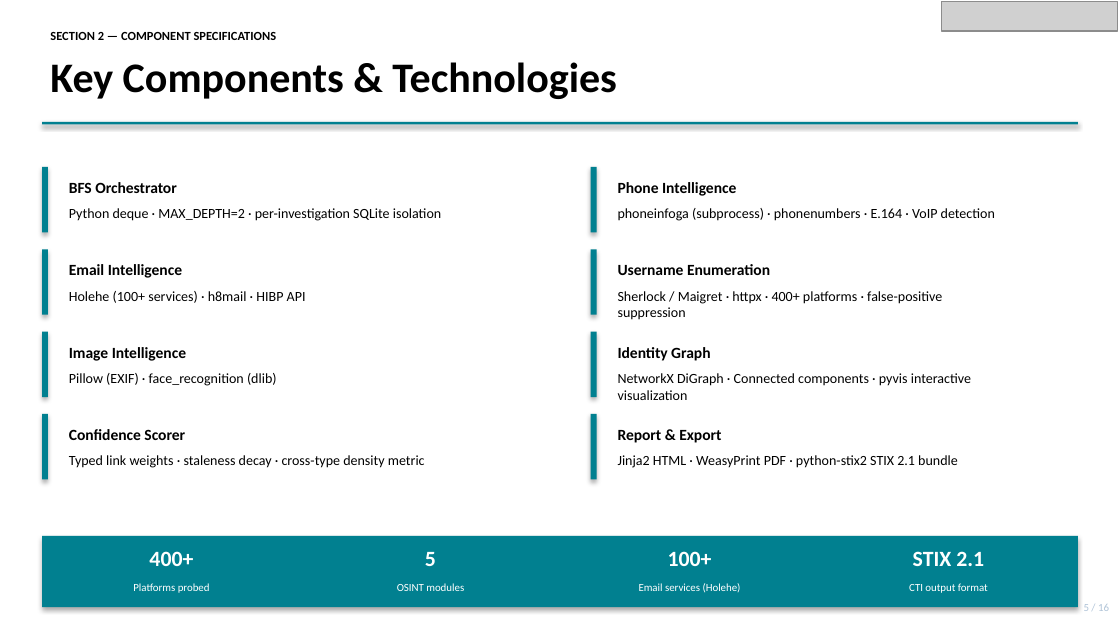
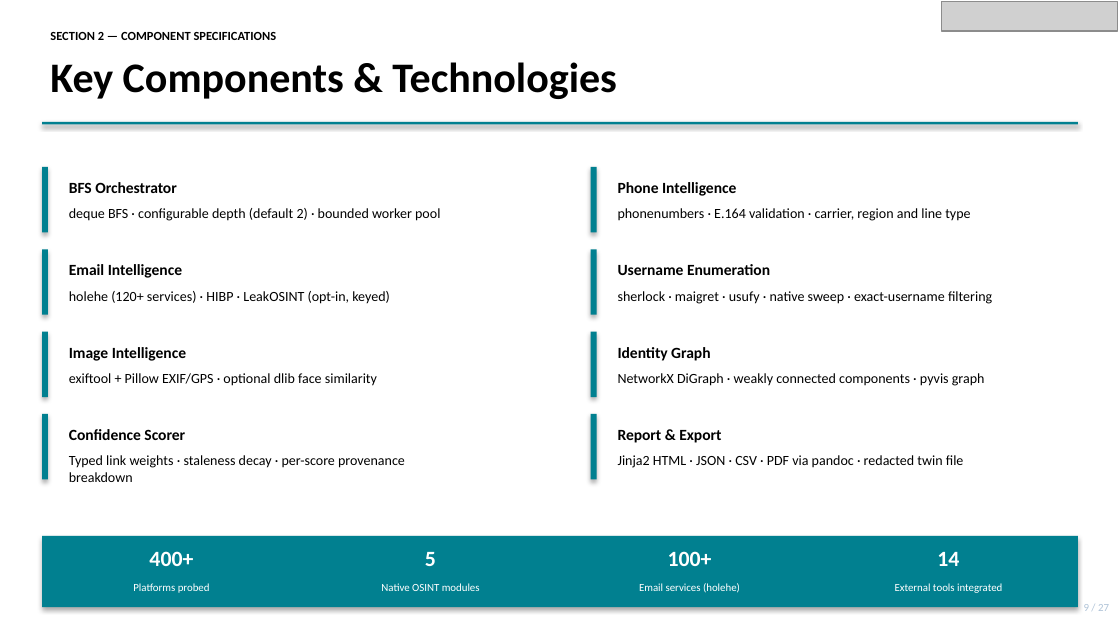
Before and after one commit to dhayarajas/gih, a slide deck: slide 9 of docs/Capstone.pptx. Drawn at 1120x630 pixels with LibreOffice and Linux fonts; fonts in the diff are those of the drawing; grey boxes stand for pictures. Boxes give left, top, right and bottom in pixels: in the first picture for what was removed or moved away, otherwise in the second. Text is boxed around its words. In the diff, an @@ line names an element or a change of style, - is before the commit and + after.

```diff
--- a/docs/Capstone.pptx
+++ b/docs/Capstone.pptx
@@ text at bbox=[69, 208, 440, 221]: text changed @@
-Python deque · MAX_DEPTH=2 · per-investigation SQLite isolation
+deque BFS · configurable depth (default 2) · bounded worker pool
@@ text at bbox=[618, 208, 970, 221]: text changed @@
-phoneinfoga (subprocess) · phonenumbers · E.164 · VoIP detection
+phonenumbers · E.164 validation · carrier, region and line type
@@ text at bbox=[69, 291, 390, 304]: text changed @@
-Holehe (100+ services) · h8mail · HIBP API
+holehe (120+ services) · HIBP · LeakOSINT (opt-in, keyed)
@@ text at bbox=[618, 291, 992, 304]: text changed @@
-Sherlock / Maigret · httpx · 400+ platforms · false-positive suppression
+sherlock · maigret · usufy · native sweep · exact-username filtering
@@ text at bbox=[69, 373, 377, 386]: text changed @@
-Pillow (EXIF) · face_recognition (dlib)
+exiftool + Pillow EXIF/GPS · optional dlib face similarity
@@ text at bbox=[618, 373, 985, 386]: text changed @@
-NetworkX DiGraph · Connected components · pyvis interactive visualization
+NetworkX DiGraph · weakly connected components · pyvis graph
@@ text at bbox=[69, 455, 405, 482]: text changed @@
-Typed link weights · staleness decay · cross-type density metric
+Typed link weights · staleness decay · per-score provenance breakdown
@@ text at bbox=[618, 455, 964, 468]: text changed @@
-Jinja2 HTML · WeasyPrint PDF · python-stix2 STIX 2.1 bundle
+Jinja2 HTML · JSON · CSV · PDF via pandoc · redacted twin file
@@ text at bbox=[937, 552, 959, 566]: text changed @@
-STIX 2.1
+14
@@ text at bbox=[381, 583, 480, 591]: text changed @@
-OSINT modules
+Native OSINT modules
@@ text at bbox=[639, 583, 740, 593]: text changed @@
-Email services (Holehe)
+Email services (holehe)
@@ text at bbox=[895, 583, 1002, 593]: text changed @@
-CTI output format
+External tools integrated
@@ text at bbox=[1084, 604, 1109, 611]: text changed @@
-5 / 16
+9 / 27
```
Also in this commit, not shown: 19 other slides changed, 7 slides added, 1 other file.
